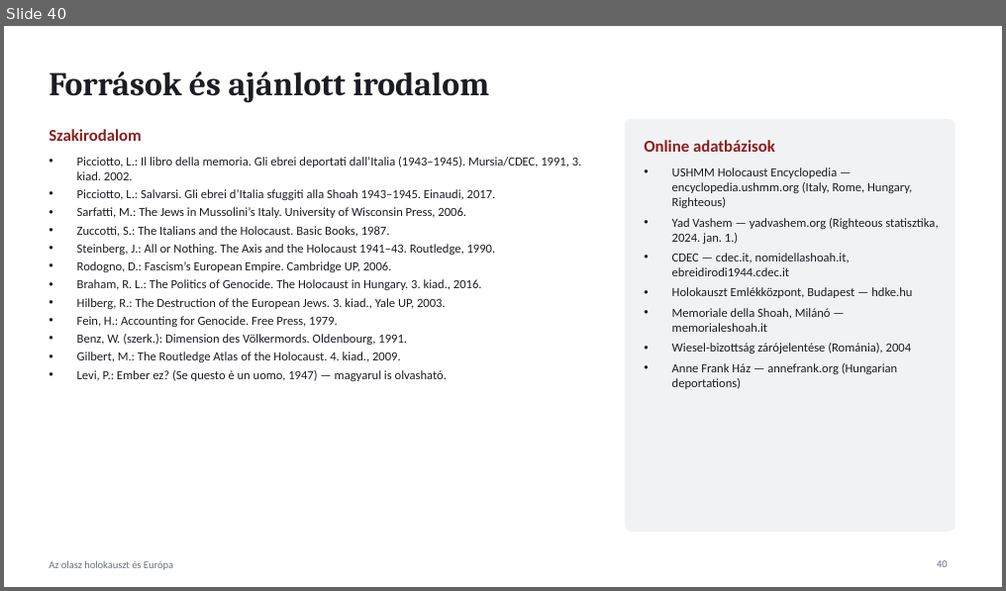
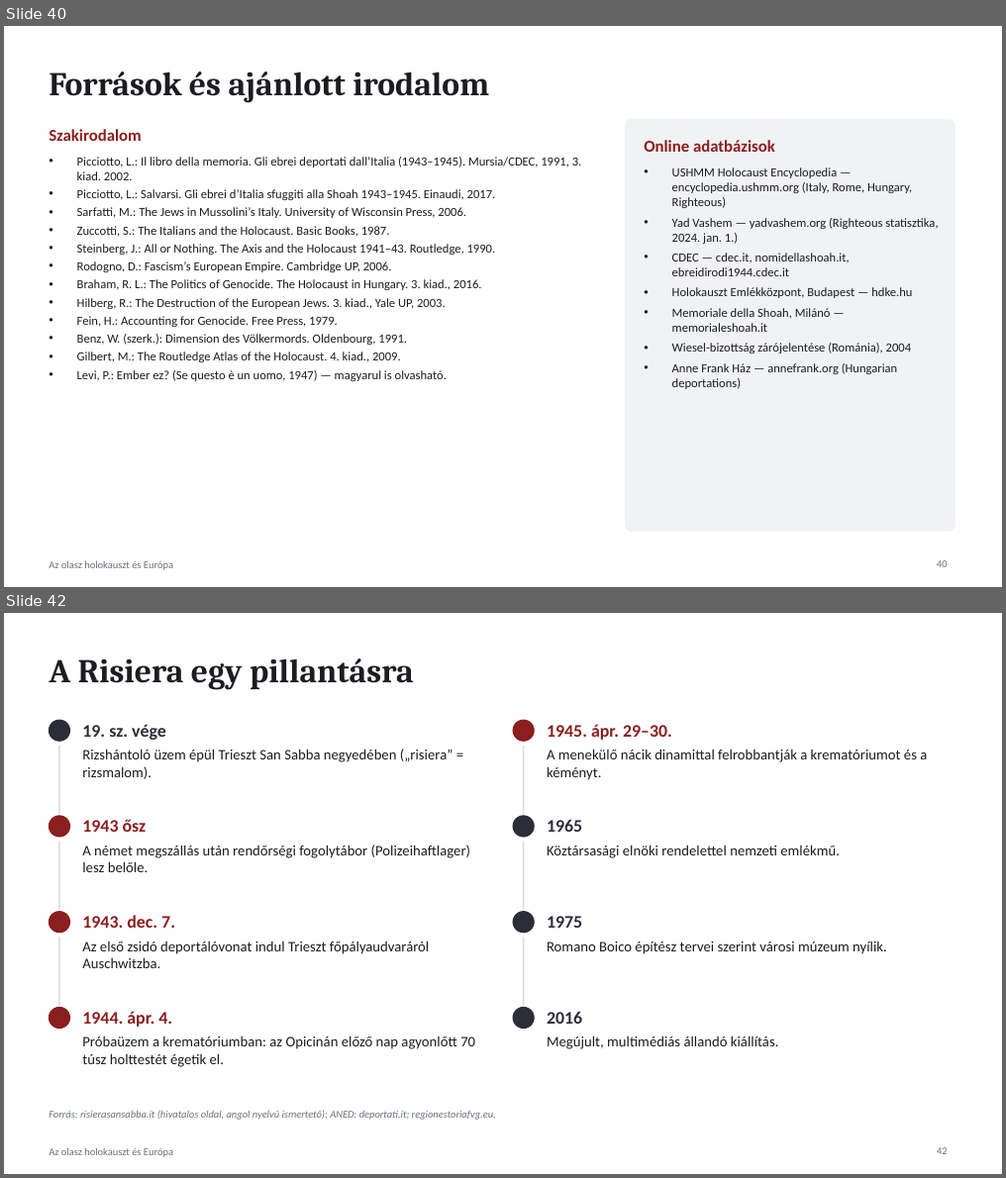
Before and after one commit to peter-racz-rhr/lwk, a slide deck: presentations/Olasz_holokauszt_es_Europa.pptx. Shown one above the other, each under a label of ours: slide 40 before the commit, slides 40 and 42 after it; the slides between them are not shown. The pictures are 1006x591 and 1006x1178 pixels, drawn with LibreOffice and Linux fonts; fonts in the diff are those of the drawing. Boxes give left, top, right and bottom in pixels: in the first picture for what was removed or moved away, otherwise in the second. Text is boxed around its words. In the diff, an @@ line names an element or a change of style, - is before the commit and + after.

```diff
--- a/presentations/Olasz_holokauszt_es_Europa.pptx
+++ b/presentations/Olasz_holokauszt_es_Europa.pptx
@@ slide 42 added at bbox=[4, 613, 1002, 1174], background #FFFFFF; not listed: 1 template element that a slide beside it also shows @@
@@ title added at bbox=[49, 659, 414, 690], 32 pt, text #1C1C24, bold @@
+A Risiera egy pillantásra
@@ ellipse added at bbox=[49, 720, 70, 741], fill #2B2D3A, outline #2B2D3A 1 pt @@
@@ text added at bbox=[82, 724, 166, 740], 17 pt, text #2B2D3A, bold @@
+19. sz. vége
@@ ellipse added at bbox=[513, 720, 534, 741], fill #8B1E1E, outline #8B1E1E 1 pt @@
@@ text added at bbox=[547, 724, 672, 740], 17 pt, text #8B1E1E, bold @@
+1945. ápr. 29–30.
@@ line added from (59, 746) to (59, 814), #D9DCE1 1.5 pt @@
@@ text added at bbox=[82, 749, 453, 779], 14 pt, text #1C1C24 @@
+Rizshántoló üzem épül Trieszt San Sabba negyedében („risiera” = rizsmalom).
@@ line added from (524, 746) to (524, 814), #D9DCE1 1.5 pt @@
@@ text added at bbox=[547, 749, 927, 780], 14 pt, text #1C1C24 @@
+A menekülő nácik dinamittal felrobbantják a krematóriumot és a kéményt.
@@ ellipse added at bbox=[49, 816, 70, 837], fill #8B1E1E, outline #8B1E1E 1 pt @@
@@ text added at bbox=[82, 819, 147, 832], 17 pt, text #8B1E1E, bold @@
+1943 ősz
@@ ellipse added at bbox=[513, 816, 534, 837], fill #2B2D3A, outline #2B2D3A 1 pt @@
@@ text added at bbox=[547, 820, 582, 832], 17 pt, text #2B2D3A, bold @@
+1965
@@ line added from (59, 842) to (59, 910), #D9DCE1 1.5 pt @@
@@ text added at bbox=[82, 845, 470, 872], 14 pt, text #1C1C24 @@
+A német megszállás után rendőrségi fogolytábor (Polizeihaftlager) lesz belőle.
@@ line added from (524, 842) to (524, 910), #D9DCE1 1.5 pt @@
@@ text added at bbox=[547, 845, 840, 859], 14 pt, text #1C1C24 @@
+Köztársasági elnöki rendelettel nemzeti emlékmű.
@@ ellipse added at bbox=[49, 912, 70, 933], fill #8B1E1E, outline #8B1E1E 1 pt @@
@@ line added from (59, 937) to (59, 1006), #D9DCE1 1.5 pt @@
@@ text added at bbox=[82, 915, 175, 928], 17 pt, text #8B1E1E, bold @@
+1943. dec. 7.
@@ ellipse added at bbox=[513, 912, 534, 933], fill #2B2D3A, outline #2B2D3A 1 pt @@
@@ line added from (524, 937) to (524, 1006), #D9DCE1 1.5 pt @@
@@ text added at bbox=[547, 916, 582, 928], 17 pt, text #2B2D3A, bold @@
+1975
@@ text added at bbox=[82, 941, 429, 968], 14 pt, text #1C1C24 @@
+Az első zsidó deportálóvonat indul Trieszt főpályaudvaráról Auschwitzba.
@@ text added at bbox=[547, 941, 887, 955], 14 pt, text #1C1C24 @@
+Romano Boico építész tervei szerint városi múzeum nyílik.
@@ ellipse added at bbox=[49, 1008, 70, 1029], fill #8B1E1E, outline #8B1E1E 1 pt @@
@@ text added at bbox=[82, 1011, 172, 1027], 17 pt, text #8B1E1E, bold @@
+1944. ápr. 4.
@@ ellipse added at bbox=[513, 1008, 534, 1029], fill #2B2D3A, outline #2B2D3A 1 pt @@
@@ text added at bbox=[547, 1012, 582, 1024], 17 pt, text #2B2D3A, bold @@
+2016
@@ text added at bbox=[82, 1036, 475, 1067], 14 pt, text #1C1C24 @@
+Próbaüzem a krematóriumban: az Opicinán előző nap agyonlőtt 70 túsz holttestét égetik el.
@@ text added at bbox=[547, 1036, 779, 1050], 14 pt, text #1C1C24 @@
+Megújult, multimédiás állandó kiállítás.
@@ text added at bbox=[49, 1110, 496, 1120], 10 pt, text #6B7280, italic @@
+Forrás: risierasansabba.it (hivatalos oldal, angol nyelvű ismertető); ANED: deportati.it; regionestoriafvg.eu.
@@ page number added at bbox=[937, 1148, 947, 1155], 10 pt, text #6B7280 @@
+42
```
Also in this commit, not shown: 2 slides changed, 11 other slides added.
